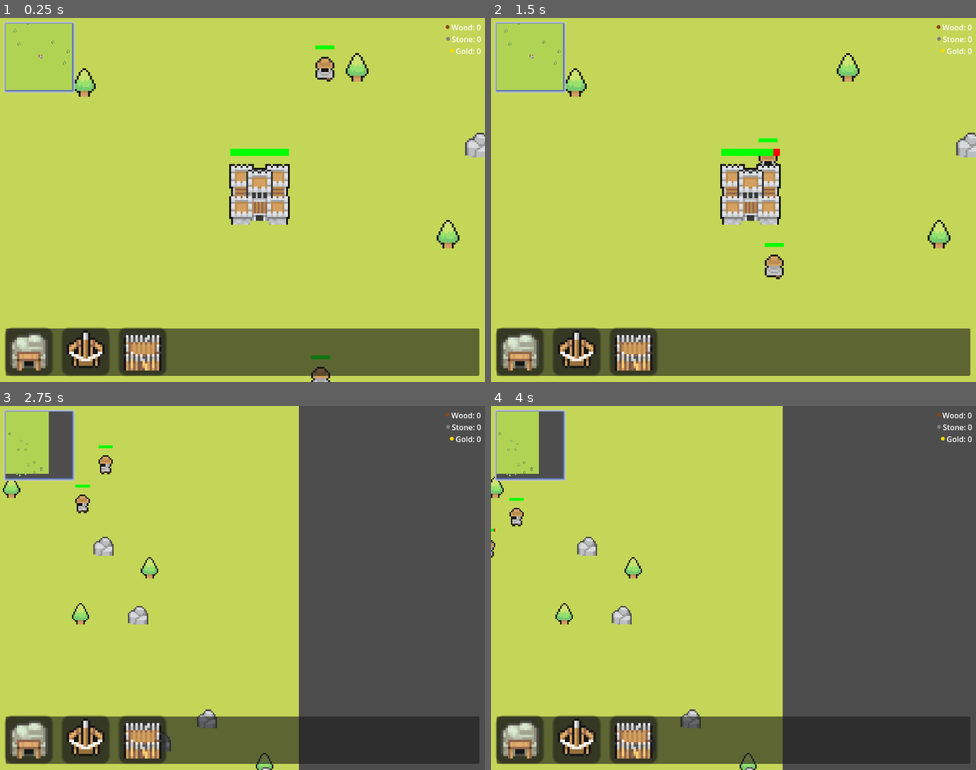
Above: before the commit, frames 1-4 (two rows, left to right).
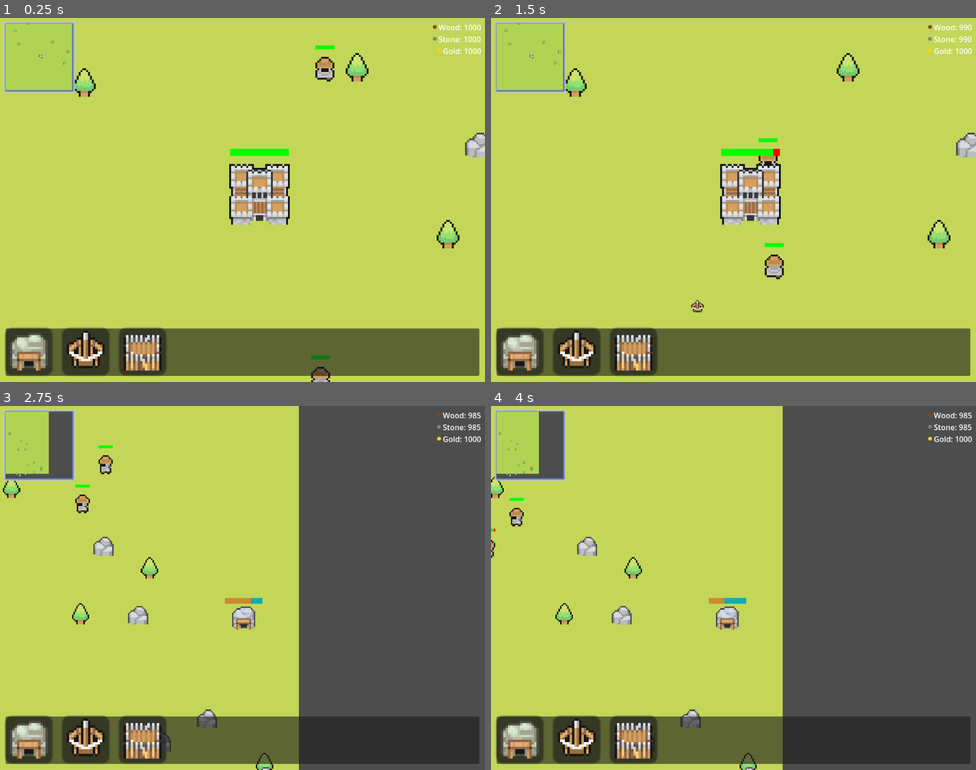
Above: after the commit, the same moments.

Repository: MSchablinger/CastleIO
Game: Godot game, scene res://world.tscn
Two runs of this game, one before a commit and one after it. Both use one fixed random seed, a clock stepped at 60 frames per second and the inputs below.
Inputs (mouse positions are in pixels of both pictures, inside the frame that each line leads up to):
- Up to frame 1 (0.25 s): no input
- Up to frame 2 (1.5 s): drag from (520, 352) to (937, 232) at 0.52 s; drag from (578, 352) to (937, 232) at 1.27 s
- Up to frame 3 (2.75 s): move the mouse to (140, 740) at 2.02 s; hold Right (ui_right) from 2.03 s (still down); tap Mouse wheel down (WheelDown) at 2.1 s; click (140, 740) at 2.17 s
- Up to frame 4 (4 s): release Right (ui_right) at 2.75 s; drag from (597, 464) to (641, 566) at 2.77 s; drag from (520, 529) to (748, 762) at 3.52 s

The runs differ from the first frame. In frame 1, 0.3% of the frame differs, in the area x 89-100%, y 1-10%; in frame 2, 0.3%; in frame 3, 0.7%, in the area x 46-100%, y 1-62%; in frame 4, 0.7%.

Commit message:
updates wall placing- and health logic

Diff:
--- a/Buildings/wall.gd
+++ b/Buildings/wall.gd
@@ -3,20 +3,35 @@
 var level: int = 1
 var max_level: int = 3
 var health: float = 100.0
+var is_being_attacked: bool = false
 
 @onready var sprite = $WallSprite
 @onready var progress_bar = $ProgressBar
 
 func _ready():
+	print("Wall initialized, adding to walls group")
 	add_to_group("walls")
 	progress_bar.max_value = health
 	progress_bar.value = health
 	update_appearance()
 
 func apply_damage(damage: int):
+	print("Wall taking damage: ", damage, " Current health: ", health)
+	is_being_attacked = true
 	health -= damage
 	progress_bar.value = health
+	# Flash red when taking damage
+	modulate = Color(1, 0, 0)
+	await get_tree().create_timer(0.1).timeout
+	modulate = Color(1, 1, 1)
+	is_being_attacked = false
+	print("Wall health after damage: ", health)
 	if health <= 0:
+		print("Wall destroyed")
+		# Notify attackers that wall is destroyed
+		for attacker in get_tree().get_nodes_in_group("enemies"):
+			if attacker.building == self:
+				attacker.reset_target()
 		queue_free()
 
 func upgrade():
--- a/Buildings/wall.tscn
+++ b/Buildings/wall.tscn
@@ -13,7 +13,6 @@
 bg_color = Color(0, 1, 0, 1)
 
 [node name="Wall" type="StaticBody2D"]
-position = Vector2(1000, 44)
 scale = Vector2(2, 2)
 input_pickable = true
 script = ExtResource("1_script")
--- a/Entities/peasant.gd
+++ b/Entities/peasant.gd
@@ -2,8 +2,9 @@
 
 var speed: float = 100.0  # Movement speed of the enemy
 var attack_damage: int = 10  # Damage dealt to the building per attack
-var attack_interval: float = 3.0  # Time between attacks (in seconds)
+var attack_interval: float = 1.0  # Reduced time between attacks
 var health = 100
+var keep: Node  # Store reference to keep
 
 # Internal variables
 var target_position: Vector2
@@ -14,36 +15,67 @@
 @onready var animation_sprite = $AnimatedSprite2D
 @onready var navigation = $NavigationAgent2D
 @onready var progress_bar = $ProgressBar
+@onready var attack_timer = $AttackTimer
 
 func _ready():
+	add_to_group("enemies")
+	keep = get_parent().get_parent().get_node("Houses/CastleKeep")
+	building = keep
 	if building:
 		target_position = building.global_position
 
+func reset_target():
+	building = keep
+	target_position = keep.global_position
+	navigation.target_position = target_position
+
 func _physics_process(_delta: float):
-	if building != null and not building.is_queued_for_deletion():
-		navigation.target_position = building.global_position
-	else:
-		# Look for nearby walls if no building target
-		var walls = get_tree().get_nodes_in_group("walls")
-		var closest_wall = null
-		var closest_distance = INF
+	if building == null:
+		reset_target()
+		return
 
+	# First check if we need to find a wall to break through
+	var walls = get_tree().get_nodes_in_group("walls")
+	var closest_wall = null
+	var closest_distance = INF
+
+	# Only look for walls if we're targeting the keep
+	if building == keep:
 		for wall in walls:
 			var distance = global_position.distance_to(wall.global_position)
-			if distance < closest_distance:
+			# Check if wall is blocking path to keep
+			var to_keep = (keep.global_position - global_position)
+			var to_wall = (wall.global_position - global_position)
+			if distance < closest_distance and distance < to_keep.length():
 				closest_distance = distance
 				closest_wall = wall
 
-		if closest_wall and closest_distance < 100:  # Attack range
-			building = closest_wall
-			target_position = closest_wall.global_position
-	if navigation.is_navigation_finished():
-		velocity = Vector2.ZERO
-		play_animation("idle")
-		if can_attack and is_close_to_target():
-			attack_building()
-	else:
-		move_along_path()
+	# If we found a wall in our path and we're close enough, attack it
+	if closest_wall and closest_distance < 100:
+		building = closest_wall
+		target_position = closest_wall.global_position
+		print("Targeting wall at distance: ", closest_distance)
+		navigation.target_position = target_position
+
+		if navigation.is_navigation_finished():
+			velocity = Vector2.ZERO
+			play_animation("idle")
+			if can_attack and is_close_to_target():
+				print("Attempting to attack building")
+				attack_building()
+		else:
+			move_along_path()
+	elif building != null and not building.is_queued_for_deletion():
+		print("Current target: ", building.name, " at position: ", building.global_position)
+		navigation.target_position = building.global_position
+		if navigation.is_navigation_finished():
+			velocity = Vector2.ZERO
+			play_animation("idle")
+			if can_attack and is_close_to_target():
+				print("Attempting to attack building")
+				attack_building()
+		else:
+			move_along_path()
 
 func apply_damage(damage: int):
 	progress_bar.value -= damage
@@ -61,15 +93,18 @@
 		velocity = Vector2.ZERO
 
 func attack_building():
+	print("Attack building called. Building: ", building)
 	if building != null and not building.is_queued_for_deletion() and building.has_method("apply_damage"):
+		print("Dealing damage to building")
 		building.apply_damage(attack_damage)
 		play_animation(get_attack_animation())
 		can_attack = false
-		await get_tree().create_timer(attack_interval).timeout
-		can_attack = true
+		attack_timer.start(attack_interval)
 
 func is_close_to_target() -> bool:
-	return global_position.distance_to(target_position) < 40.0
+	var distance = global_position.distance_to(building.global_position)
+	print("Distance to target: ", distance)
+	return distance < 60.0  # Increased attack range
 
 func play_animation(animation_name: String):
 	if animation_sprite.animation != animation_name:
@@ -96,3 +131,6 @@
 func _on_input_event(viewport: Node, event: InputEvent, shape_idx: int) -> void:
 	if event is InputEventMouseButton and event.button_index == 1:
 		apply_damage(10)
+
+func _on_attack_timer_timeout():
+	can_attack = true
--- a/Entities/peasant.tscn
+++ b/Entities/peasant.tscn
@@ -289,4 +289,8 @@
 value = 100.0
 show_percentage = false
 
+[node name="AttackTimer" type="Timer" parent="."]
+one_shot = true
+
 [connection signal="input_event" from="." to="." method="_on_input_event"]
+[connection signal="timeout" from="AttackTimer" to="." method="_on_attack_timer_timeout"]
--- a/Global/Game.gd
+++ b/Global/Game.gd
@@ -1,9 +1,9 @@
 extends Node
 
 var wave: int = 1
-var wood: int = 0
-var stone: int = 0
-var gold: int = 0
+var wood: int = 1000
+var stone: int = 1000
+var gold: int = 1000
 var gold_mine_count: int = 0
 var is_spawn_unit_open: bool = false
 
--- a/UI/building_panels/wall_panel.gd
+++ b/UI/building_panels/wall_panel.gd
@@ -1,38 +1,94 @@
 extends Panel
 
 var house: PackedScene = preload("res://Buildings/wall.tscn")
+const GRID_SIZE = 32  # Size of each grid cell (doubled)
+var ghost_instance: StaticBody2D = null
 
 func _on_gui_input(event: InputEvent) -> void:
-    var cost = 5 # Base wall cost
+	var cost = 5 # Base wall cost
 
-    if Game.wood >= cost and Game.stone >= cost:
-        var house_instance: StaticBody2D = house.instantiate()
+	if Game.wood >= cost and Game.stone >= cost:
+		var camera = get_tree().get_root().get_node("World/Camera")
+		var world_pos = camera.get_global_mouse_position()
+		var path = get_tree().get_root().get_node("World/Houses")
 
-        if event is InputEventMouseButton and event.button_mask == 1:
-            add_child(house_instance)
-            house_instance.global_position = event.global_position
-            house_instance.scale = Vector2(1, 1)
+		if event is InputEventMouseButton and event.button_mask == 1:
+			# Create ghost on mouse down
+			ghost_instance = house.instantiate()
+			path.add_child(ghost_instance)
+			ghost_instance.modulate = Color(1, 1, 1, 0.5)  # Make it semi-transparent
+			var grid_pos = snap_to_grid(world_pos)
+			ghost_instance.position = grid_pos
 
-        elif event is InputEventMouseMotion and event.button_mask == 1:
-            if get_child_count() > 1:
-                get_child(1).global_position = event.global_position
-                var targets = get_child(1).get_node("Area2D").get_overlapping_bodies()
-                if (targets.size() > 1):
-                    get_child(1).get_node("Area2D").modulate = Color(255,255,255)
-                else:
-                    get_child(1).get_node("Area2D").modulate = Color(0,255,0)
+		elif event is InputEventMouseMotion and event.button_mask == 1:
+			if ghost_instance:
+				var grid_pos = snap_to_grid(world_pos)
+				ghost_instance.position = grid_pos
+				var can_place = true
+				# Check for overlapping walls
+				for wall in path.get_children():
+					if wall != ghost_instance and wall.position.distance_to(grid_pos) < GRID_SIZE/2:
+						can_place = false
+						break
 
-        elif event is InputEventMouseButton and event.button_mask == 0:
-            if get_child_count() > 1:
-                get_child(1).queue_free()
-                var targets = get_child(1).get_node("Area2D").get_overlapping_bodies()
-                var path = get_tree().get_root().get_node("World/Houses")
-                if (targets.size() < 2):
-                    path.add_child(house_instance)
-                    house_instance.position = event.global_position
-                    house_instance.get_node("Area2D").hide()
-                    Game.stone -= cost
-                    Game.wood -= cost
-        else:
-            if get_child_count() > 1:
-                get_child(1).queue_free()
+				if can_place:
+					ghost_instance.modulate = Color(0, 1, 0, 0.5)  # Green if can place
+				else:
+					ghost_instance.modulate = Color(1, 0, 0, 0.5)  # Red if can't place
+
+		elif event is InputEventMouseButton and event.button_mask == 0:
+			if ghost_instance:
+				var grid_pos = snap_to_grid(world_pos)
+				var can_place = true
+
+				# Check for overlapping walls
+				for wall in path.get_children():
+					if wall != ghost_instance and wall.position.distance_to(grid_pos) < GRID_SIZE/2:
+						can_place = false
+						break
+
+				if can_place:
+					var house_instance = house.instantiate()
+					path.add_child(house_instance)
+					house_instance.position = grid_pos
+					house_instance.get_node("Area2D").hide()
+					check_and_update_connections(house_instance)
+					Game.stone -= cost
+					Game.wood -= cost
+
+				ghost_instance.queue_free()
+				ghost_instance = null
+	else:
+		# Clean up ghost if we don't have resources
+		if ghost_instance:
+			ghost_instance.queue_free()
+			ghost_instance = null
+
+func snap_to_grid(pos: Vector2) -> Vector2:
+	var x = round(pos.x / GRID_SIZE) * GRID_SIZE
+	var y = round(pos.y / GRID_SIZE) * GRID_SIZE
+	return Vector2(x, y)
+
+func check_and_update_connections(wall: Node2D):
+	var walls = get_tree().get_nodes_in_group("walls")
+	for other_wall in walls:
+		if other_wall != wall:
+			var distance = wall.position.distance_to(other_wall.position)
+			if distance <= GRID_SIZE:
+				# They're adjacent, update sprites based on relative positions
+				update_wall_sprite(wall, other_wall)
+				update_wall_sprite(other_wall, wall)
+
+func update_wall_sprite(wall: Node2D, adjacent: Node2D):
+	var sprite = wall.get_node("WallSprite")
+	var relative_pos = adjacent.position - wall.position
+
+	# Update frame based on relative position
+	if relative_pos.x > 0:  # Adjacent wall is to the right
+		sprite.frame = 1
+	elif relative_pos.x < 0:  # Adjacent wall is to the left
+		sprite.frame = 1
+	elif relative_pos.y > 0:  # Adjacent wall is below
+		sprite.frame = 2
+	elif relative_pos.y < 0:  # Adjacent wall is above
+		sprite.frame = 2
